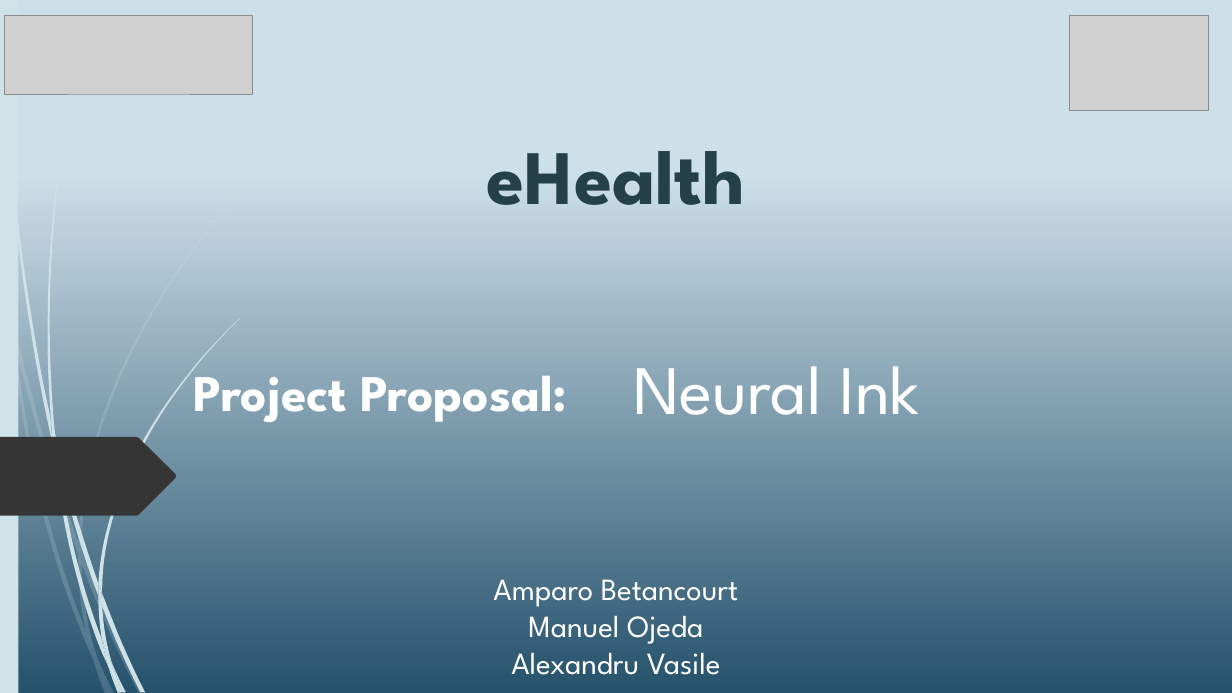
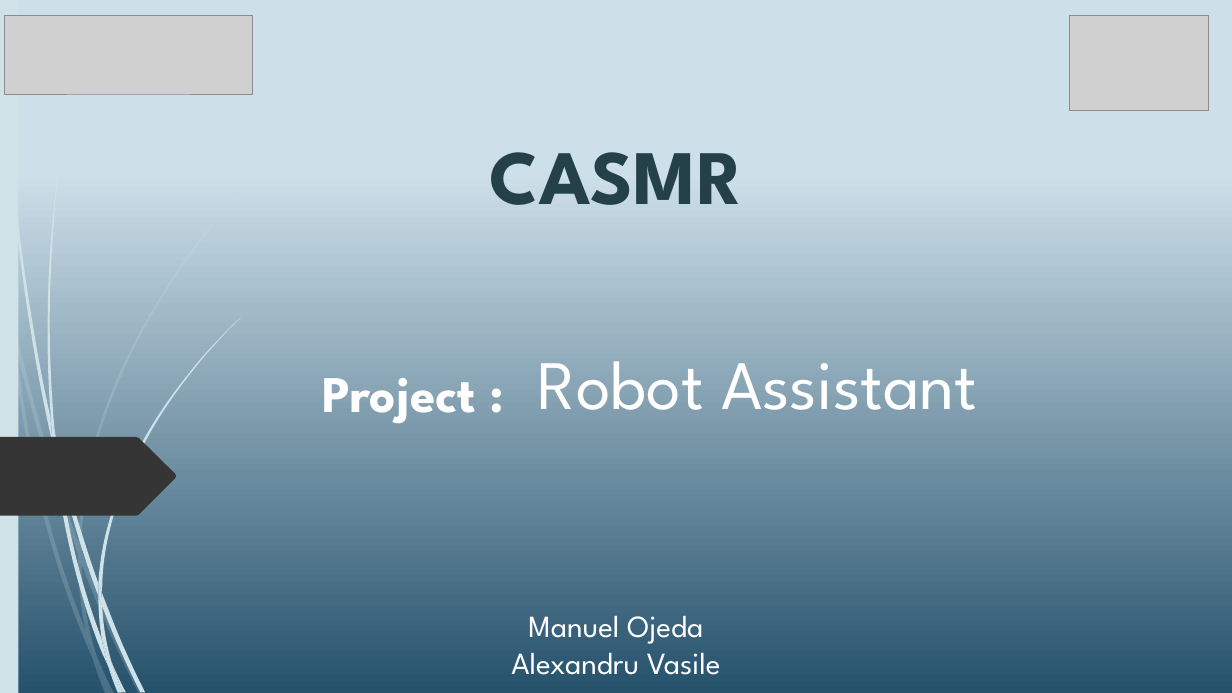
Before and after one commit to avasile96/Robotics, a slide deck: slide 1 of Presentation_updated.pptx. Drawn at 1232x693 pixels with LibreOffice and Linux fonts; fonts in the diff are those of the drawing; grey boxes stand for pictures. Boxes give left, top, right and bottom in pixels: in the first picture for what was removed or moved away, otherwise in the second. Text is boxed around its words. In the diff, an @@ line names an element or a change of style, - is before the commit and + after.

```diff
--- a/Presentation_updated.pptx
+++ b/Presentation_updated.pptx
@@ text at (490, 152, 743, 205): text changed @@
-eHealth
+CASMR
@@ text at (323, 378, 476, 423): text changed @@
-Project Proposal:
+Project :
@@ text at (538, 361, 977, 410): text changed @@
-Neural Ink
+Robot Assistant
@@ text at (493, 579, 738, 607): paragraph removed @@
-Amparo Betancourt
```
Also in this commit, not shown: 1 slide added, 1 slide removed.
